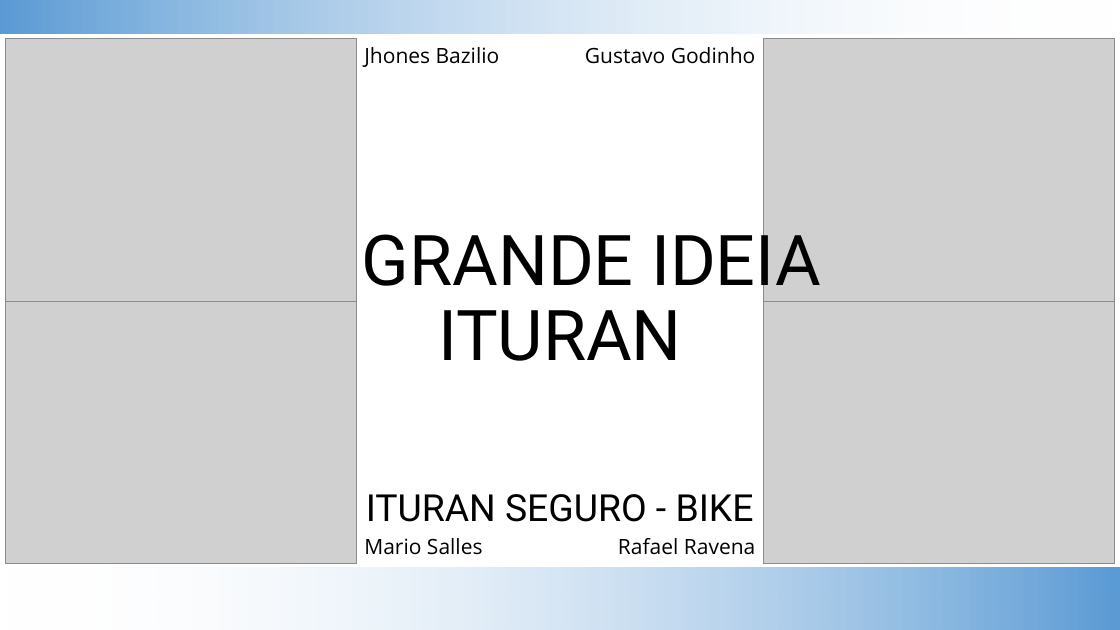
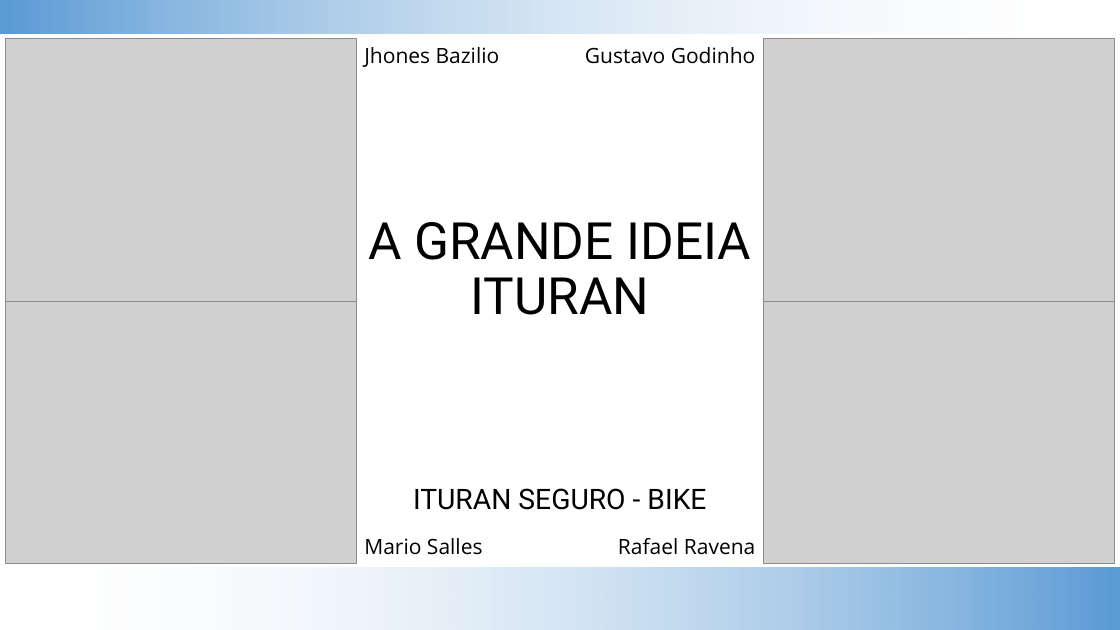
Before and after one commit to bazsant/pos-ins-cot, a slide deck: slide 1 of apresentacao/ituran-seguro-bike-final.pptx. Drawn at 1120x630 pixels with LibreOffice and Linux fonts; fonts in the diff are those of the drawing; grey boxes stand for pictures; background and template pictures are left out. Boxes give left, top, right and bottom in pixels: in the first picture for what was removed or moved away, otherwise in the second. Text is boxed around its words. In the diff, an @@ line names an element or a change of style, - is before the commit and + after.

```diff
--- a/apresentacao/ituran-seguro-bike-final.pptx
+++ b/apresentacao/ituran-seguro-bike-final.pptx
@@ title "A GRANDE IDEIA ITURAN" at [368, 222, 752, 315]: size 60 to 44 pt; vertical alignment bottom to middle @@
@@ subtitle "ITURAN SEGURO - BIKE" at [413, 488, 706, 510]: size 32 to 24.2 pt; line spacing 0.9 to 0.7; less space between paragraphs; vertical alignment top to middle @@
```
Also in this commit, not shown: 8 other slides changed.
